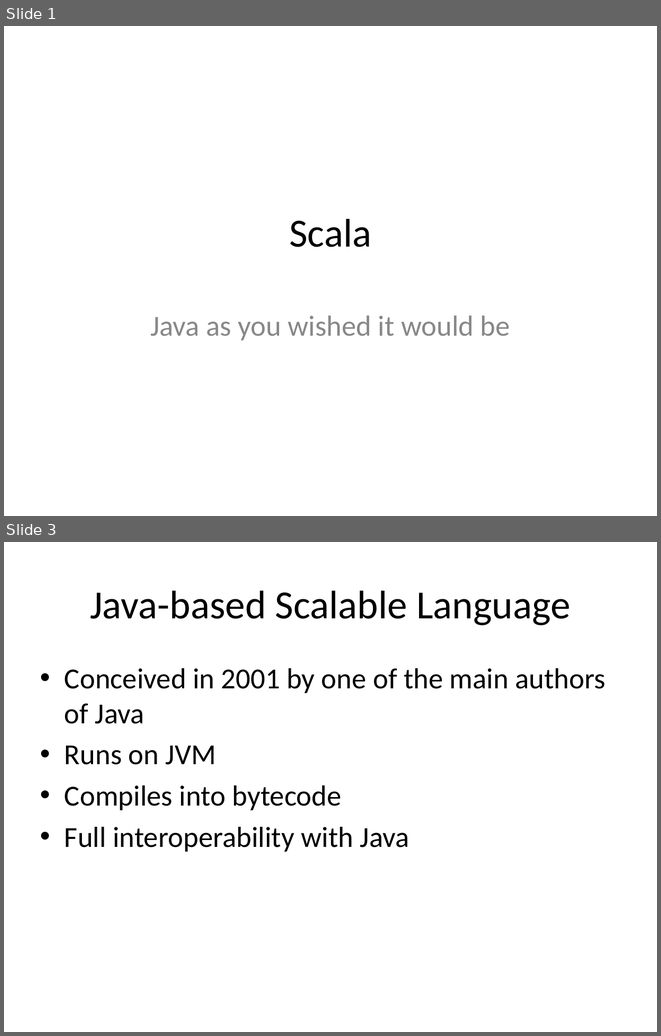
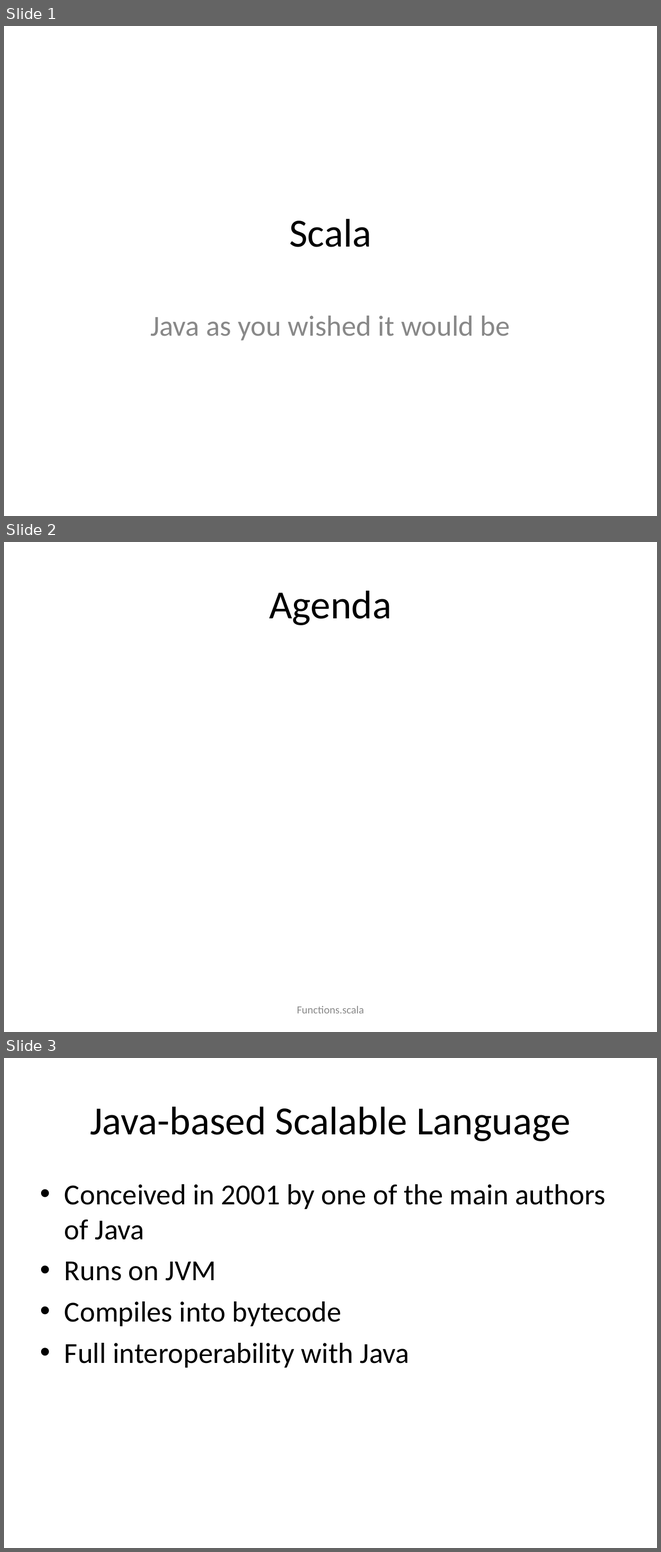
Before and after one commit to Igerly/scalaBasics, a slide deck: Scala.ppt. Shown one above the other, each under a label of ours: slides 1 and 3 before the commit, slides 1, 2 and 3 after it; the slides between them are not shown. The pictures are 661x1036 and 661x1552 pixels, drawn with LibreOffice and Linux fonts; fonts in the diff are those of the drawing. Boxes give left, top, right and bottom in pixels: in the first picture for what was removed or moved away, otherwise in the second. Text is boxed around its words. In the diff, an @@ line names an element or a change of style, - is before the commit and + after.

```diff
--- a/Scala.ppt
+++ b/Scala.ppt
@@ slide 2 added at (4,542,657,1032), background #FFFFFF @@
@@ title added at (269,590,391,625), 44 pt, text #000000 @@
+Agenda
@@ text added at (297,1006,364,1013), 12 pt, text #898989 @@
+Functions.scala
```
Also in this commit, not shown: 6 slides changed, 4 other slides added, 1 slide removed, 7 other files.
